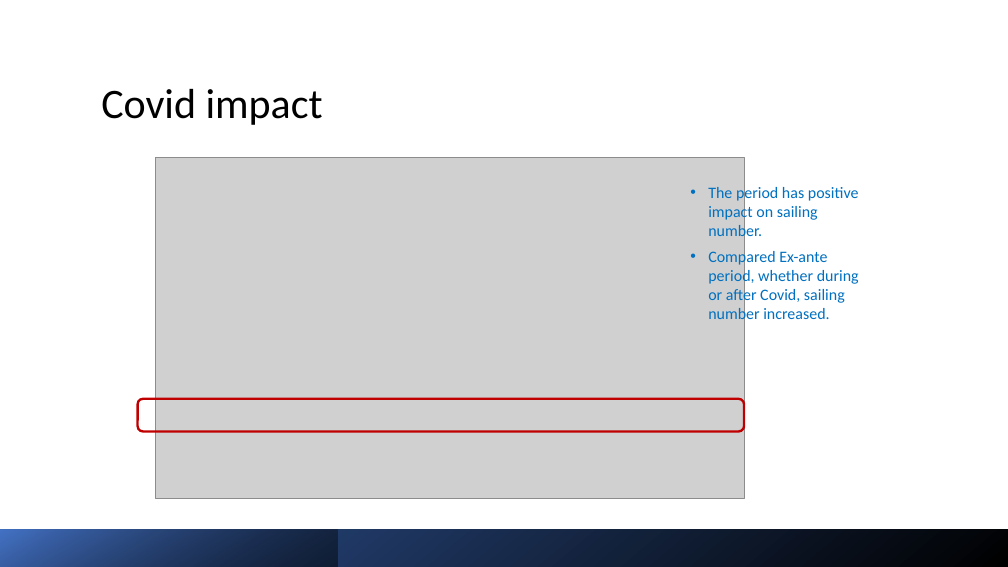
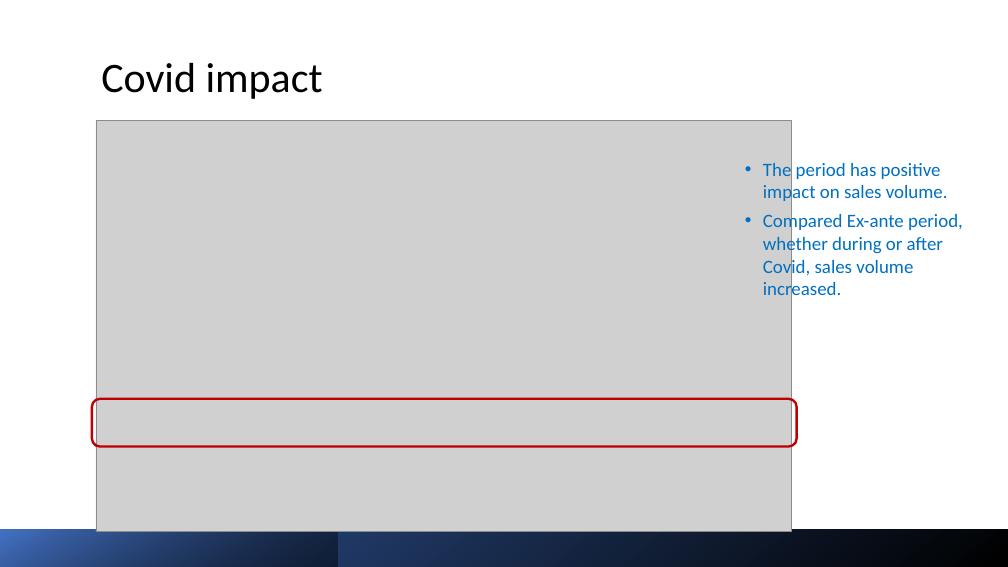
Before and after one commit to kashyapnimmagadda/DATS-6103-TEAM2, a slide deck: slide 32 of Project - Team 2- Data Mining (3).pptx. Drawn at 1008x567 pixels with LibreOffice and Linux fonts; fonts in the diff are those of the drawing; grey boxes stand for pictures. Boxes give left, top, right and bottom in pixels: in the first picture for what was removed or moved away, otherwise in the second. Text is boxed around its words. In the diff, an @@ line names an element or a change of style, - is before the commit and + after.

```diff
--- a/Project - Team 2- Data Mining (3).pptx
+++ b/Project - Team 2- Data Mining (3).pptx
@@ title "Covid impact": place and size @@
-title "Covid impact" at bbox=[101, 89, 323, 125]
+title "Covid impact" at bbox=[101, 63, 323, 99]
@@ picture: place and size @@
-picture at bbox=[156, 158, 744, 498]
+picture at bbox=[96, 120, 792, 531]
@@ text at bbox=[763, 160, 963, 301]: text changed; size 15.2 to 18 pt @@
-• The period has positive impact on sailing number.
-• Compared Ex-ante period, whether during or after Covid, sailing number increased.
+• The period has positive impact on sales volume.
+• Compared Ex-ante period, whether during or after Covid, sales volume increased.
@@ rounded rectangle: place and size @@
-rounded rectangle at bbox=[138, 399, 744, 432]
+rounded rectangle at bbox=[92, 399, 797, 447]
```
Also in this commit, not shown: 5 other slides changed.
